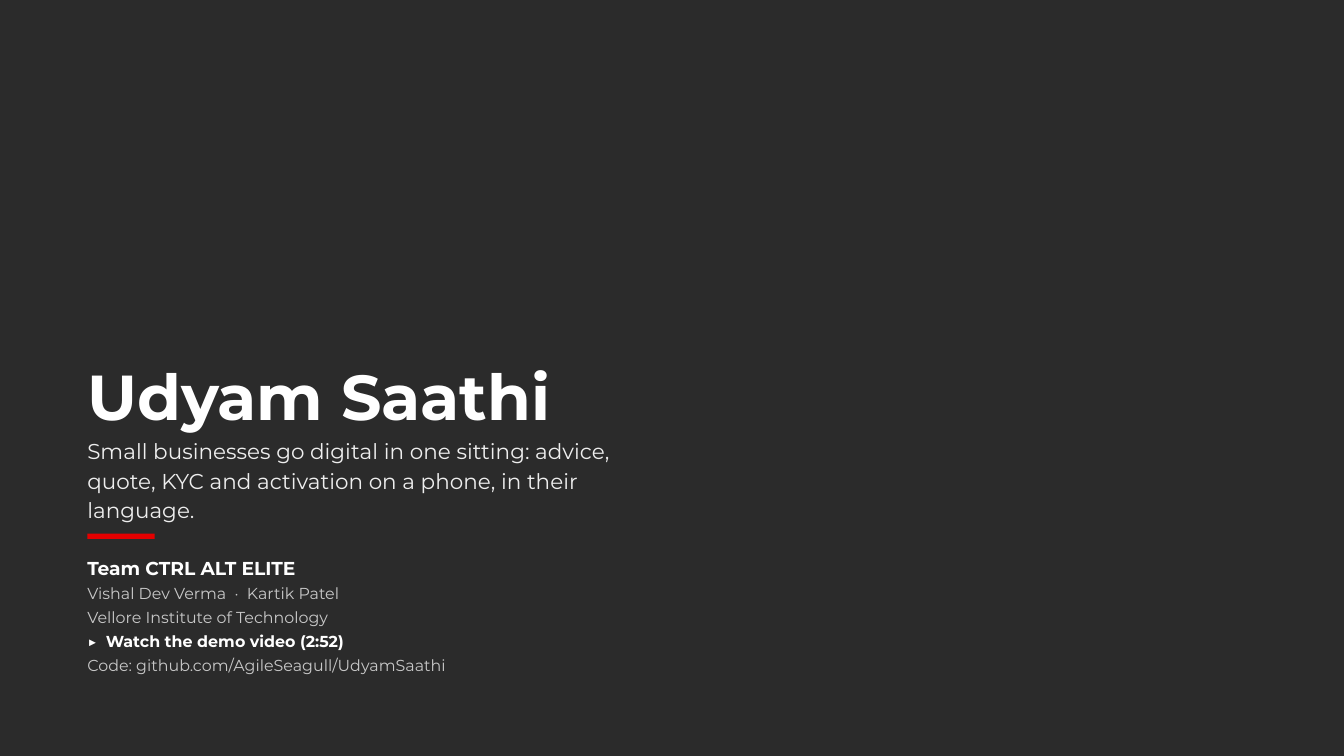
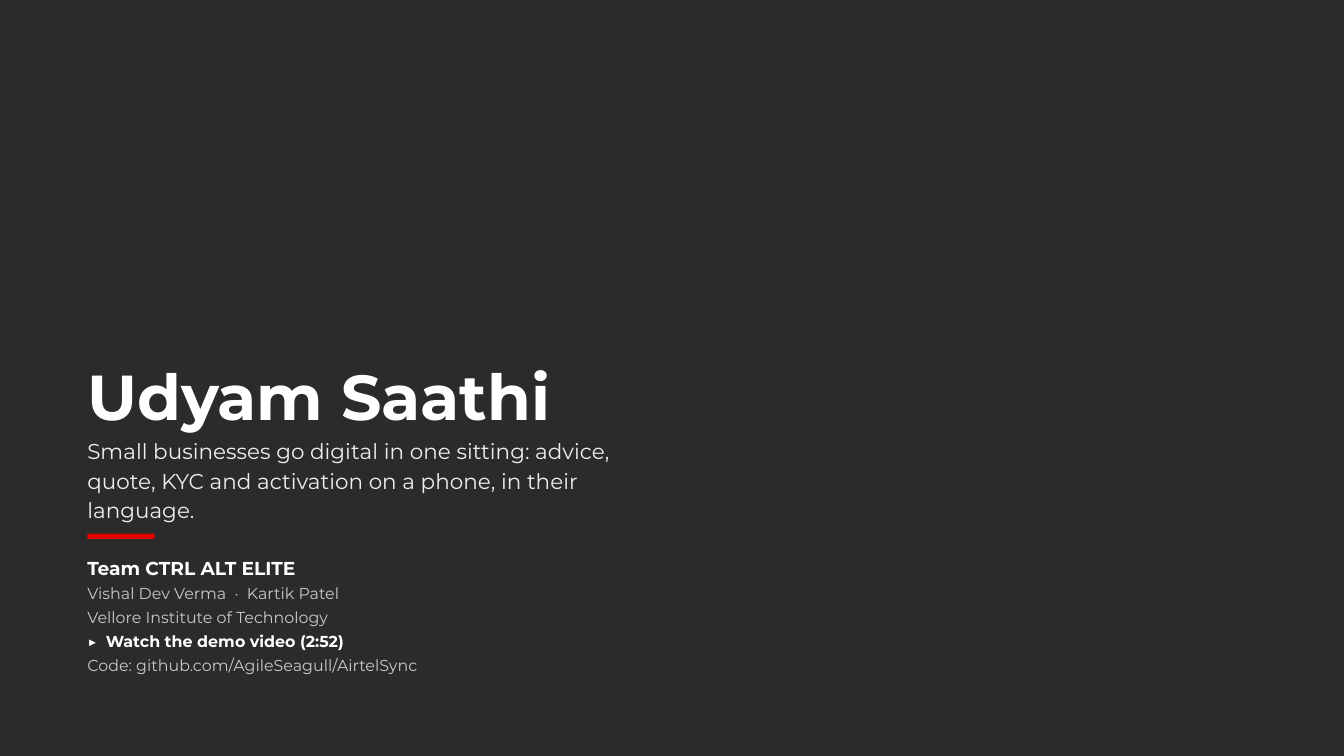
Before and after one commit to AgileSeagull/AirtelSync, a slide deck: slide 1 of docs/deck/UdyamSaathi_Submission_7_Slides.pptx. Drawn at 1344x756 pixels with LibreOffice and Linux fonts; fonts in the diff are those of the drawing; background and template pictures are left out; a plain dark background stands for a picture behind light text. Boxes give left, top, right and bottom in pixels: in the first picture for what was removed or moved away, otherwise in the second. Text is boxed around its words. In the diff, an @@ line names an element or a change of style, - is before the commit and + after.

```diff
--- a/docs/deck/UdyamSaathi_Submission_7_Slides.pptx
+++ b/docs/deck/UdyamSaathi_Submission_7_Slides.pptx
@@ text at [87, 657, 417, 674]: text changed @@
-Code: github.com/AgileSeagull/UdyamSaathi
+Code: github.com/AgileSeagull/AirtelSync
```
Also in this commit, not shown: 11 other files.
